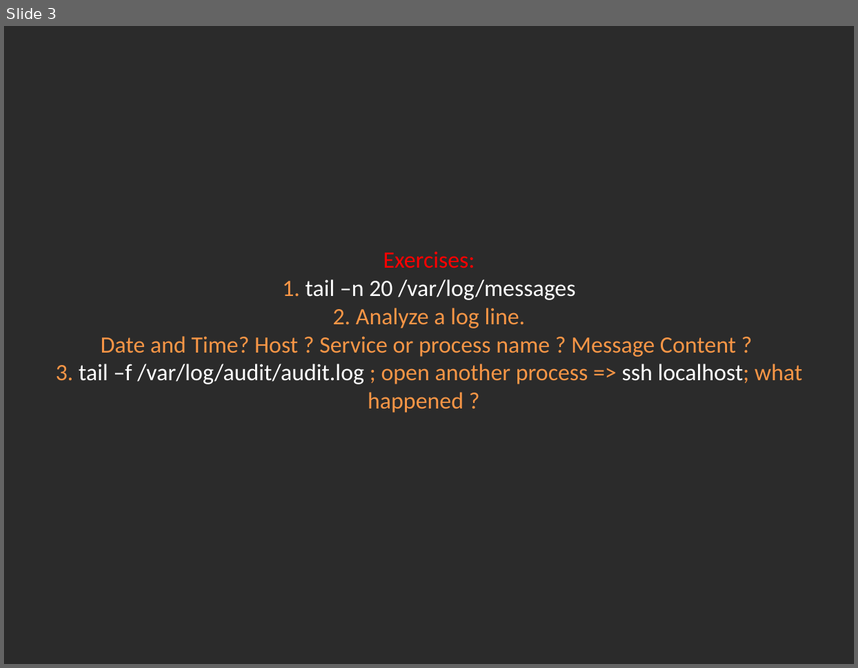
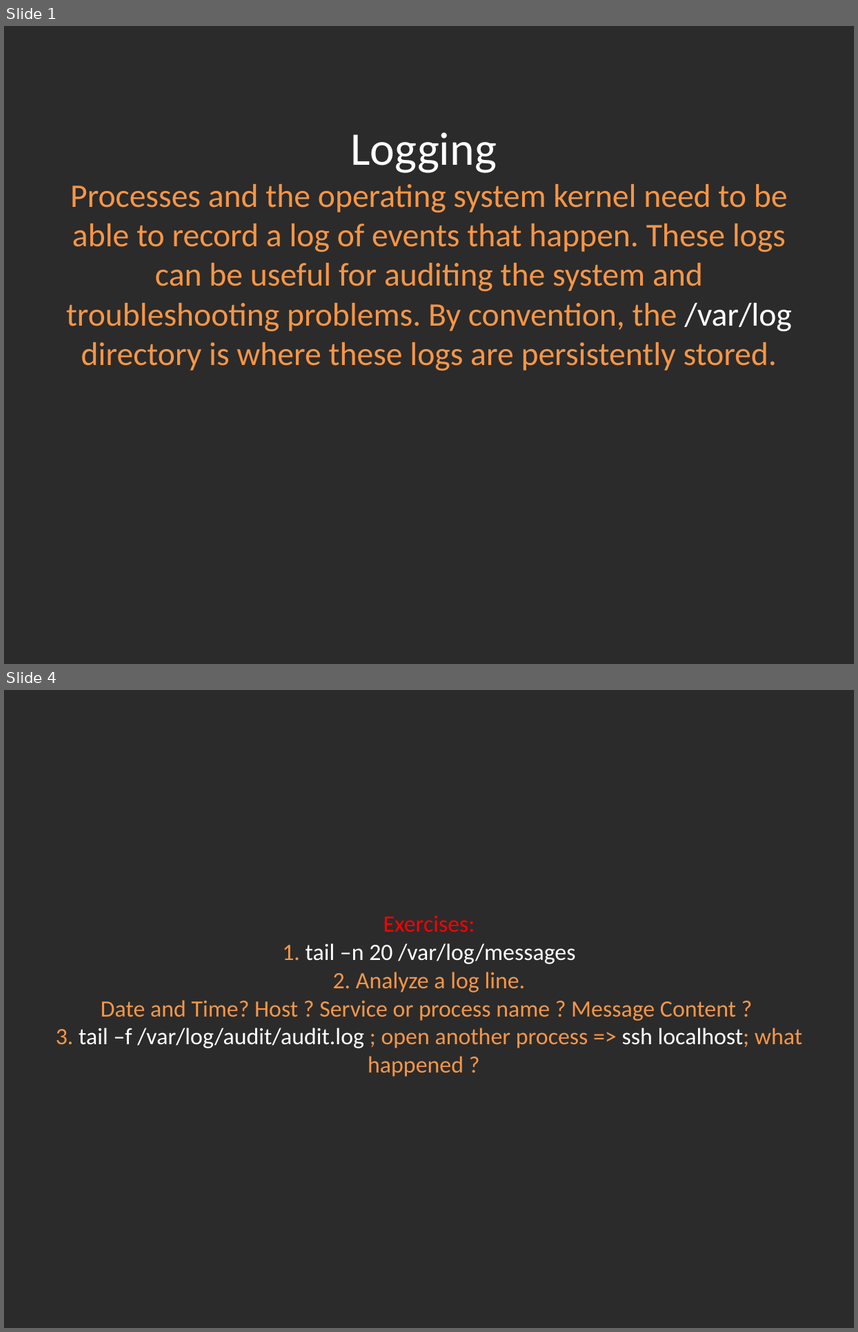
Before and after one commit to Academy-Soft-Intellect/Linux-Course, a slide deck: 11.Logging/11-Logging.pptx. Shown one above the other, each under a label of ours: slide 3 before the commit, slides 1 and 4 after it; the slides between them are not shown. The pictures are 858x668 and 858x1332 pixels, drawn with LibreOffice and Linux fonts; fonts in the diff are those of the drawing; background and template pictures are left out; a plain dark background stands for a picture behind light text. Boxes give left, top, right and bottom in pixels: in the first picture for what was removed or moved away, otherwise in the second. Text is boxed around its words. In the diff, an @@ line names an element or a change of style, - is before the commit and + after.

Commit message:
Loggin

```diff
--- a/11.Logging/11-Logging.pptx
+++ b/11.Logging/11-Logging.pptx
@@ slide 1 added at [4,26,854,664], background picture (left out) @@
@@ title added at [66,132,791,370], 27.9 pt, text #F79646 @@
+§
+Logging
+Processes and the operating system kernel need to be able to record a log of events that happen. These logs can be useful for auditing the system and troubleshooting problems. By convention, the /var/log directory is where these logs are persistently stored.
@@ what was slide 3 is now slide 4 @@
```
Also in this commit, not shown: 6 slides changed, 1 other file.
